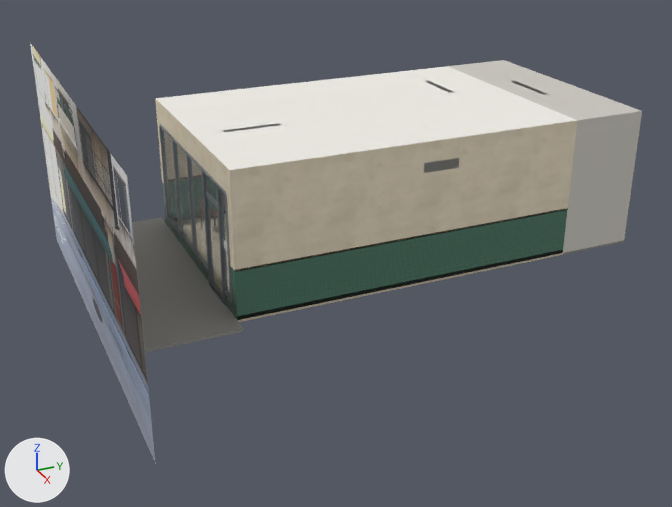
An edit to the glTF model assets/models/env/second_ai/l118_dian.glb, drawn before and after from the same camera.
The view is the same before and after, from a 50 mm lens placed at (18.74, -8.99, 9.04), pointed at (0.58, -0.82, -0.03). Arrows for +X, +Y and +Z are at lower left; the lights stay in place. The first picture is the older version. Where no turn or scale is listed for an object, it has been applied to the vertices. Vertices at exactly the same position are counted once.

In view in the first picture: 'WALL_E_trim', 'WALL_E_wain', 'WALL_E_wall', 'WALL_N_kitchen', 'WALL_S_frame', 'WALL_S_glass', 'WALL_S_view', 'WALL_S_wain', 'WALL_S_wall', 'l118_dian_ceiling', 'l118_dian_floorm', 'l118_dian_props'.
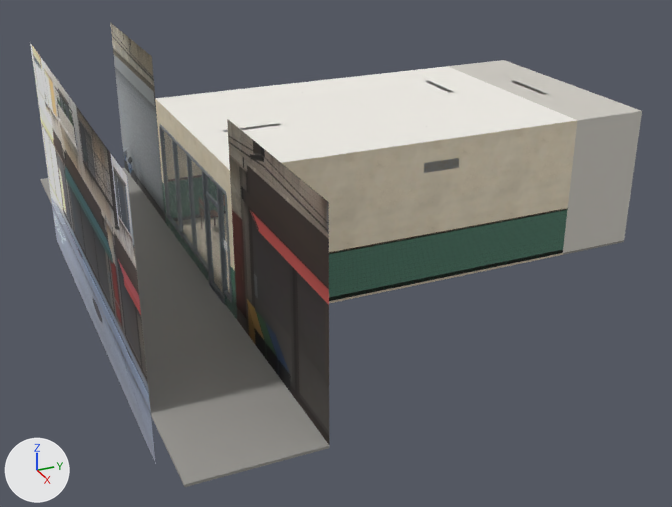
Location of each change, (x1, y1, x2, y2) in pixels of the pictures (672 x 507 px; the box of a moved part takes in the faces that stretch with it):
'l118_dian_props', reshaped (mostly hidden before): before (67, 82, 459, 355); after (40, 82, 459, 487)
'WALL_E_nb_view', added: after (227, 119, 329, 444)
'WALL_W_nb_view', added: after (110, 22, 165, 222)
part 1 of me_l118_dian_props, moved or reshaped: before (122, 218, 244, 355); after (40, 168, 330, 487)
'WALL_N_kceil', unchanged, uncovered by the edit: after (448, 60, 641, 120)

The change, as a list of edits to the scene's bpy script:
```text
Add img_l118_nb_dian_w:
    img_l118_nb_dian_w = load_image('l118_nb_dian_W', '_unpacked/l118_nb_dian_W', 552, 504, 'sRGB')
Add img_l118_nb_dian_e:
    img_l118_nb_dian_e = load_image('l118_nb_dian_E', '_unpacked/l118_nb_dian_E', 552, 504, 'sRGB')
Add mat_l118_dian_nbw_view:
    mat_l118_dian_nbw_view = principled_material('l118_dian_nbW_view')
    mat_l118_dian_nbw_view.texture = img_l118_nb_dian_w
    mat_l118_dian_nbw_view.roughness = 0.9
Add mat_l118_dian_nbe_view:
    mat_l118_dian_nbe_view = principled_material('l118_dian_nbE_view')
    mat_l118_dian_nbe_view.texture = img_l118_nb_dian_e
    mat_l118_dian_nbe_view.roughness = 0.9
Change me_l118_dian_props:
    used by ob_l118_dian_props; location = (0.0, 0.0, 0.0)
    remove me_l118_dian_props.from_pydata(...)  # 6851 vertices, 10630 faces; spans x -3.2..3.2, y -6.4..4.0, z -0.05..3.2
    add me_l118_dian_props.from_pydata(...)  # 6851 vertices, 10630 faces; spans x -7.4..7.4, y -6.4..4.0, z -0.05..3.2
    me_l118_dian_props part 1: the loose piece of 8 vertices spanning x -3.2..3.2, y -6.4..-4.0, z -0.05..0.0 is scaled about its middle by (2.31, 1, 1)
    other edits to the shape of me_l118_dian_props do not show in these pictures
Add me_wall_w_nb_view:
    me_wall_w_nb_view.from_pydata(...)  # 4 vertices, 2 faces; spans x -7.4..-2.8, y -4.0, z 0.0..4.2
    me_wall_w_nb_view.materials.append(mat_l118_dian_nbw_view)  # picture img_l118_nb_dian_w
Add me_wall_e_nb_view:
    me_wall_e_nb_view.from_pydata(...)  # 4 vertices, 2 faces; spans x 2.8..7.4, y -4.0, z 0.0..4.2
    me_wall_e_nb_view.materials.append(mat_l118_dian_nbe_view)  # picture img_l118_nb_dian_e
Add ob_wall_w_nb_view:
    ob_wall_w_nb_view = bpy.data.objects.new('WALL_W_nb_view', me_wall_w_nb_view)
    ob_wall_w_nb_view.location = (0.0, 0.0, 0.0)
Add ob_wall_e_nb_view:
    ob_wall_e_nb_view = bpy.data.objects.new('WALL_E_nb_view', me_wall_e_nb_view)
    ob_wall_e_nb_view.location = (0.0, 0.0, 0.0)
```
